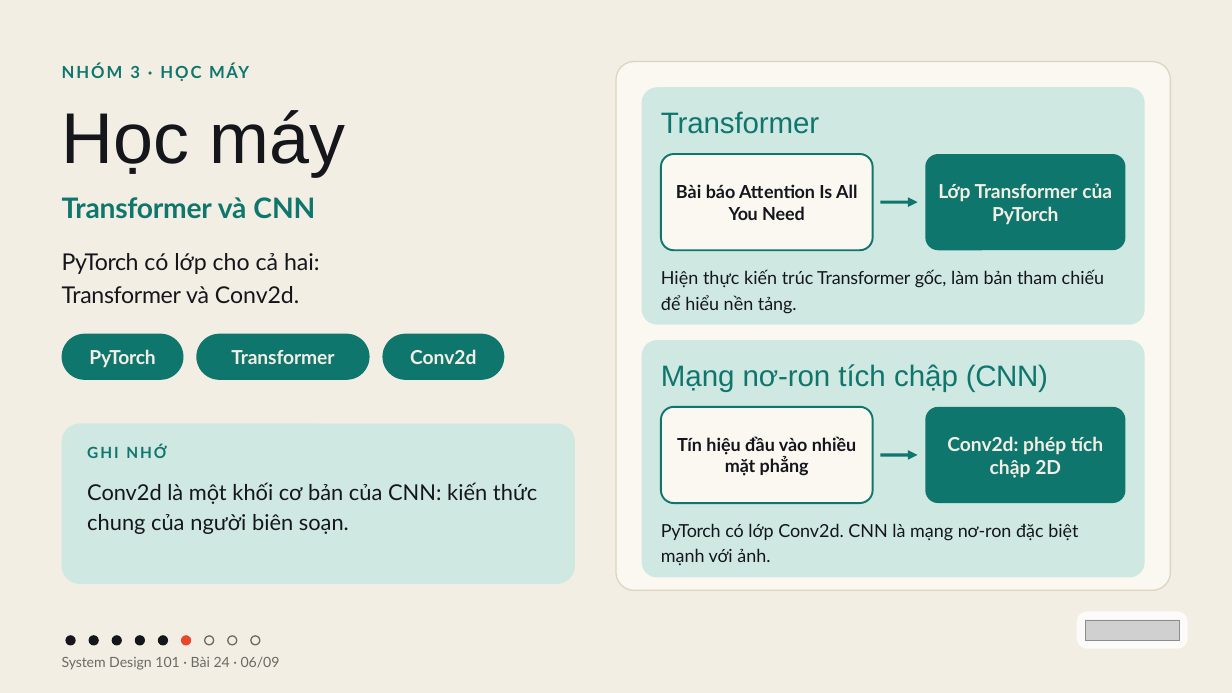
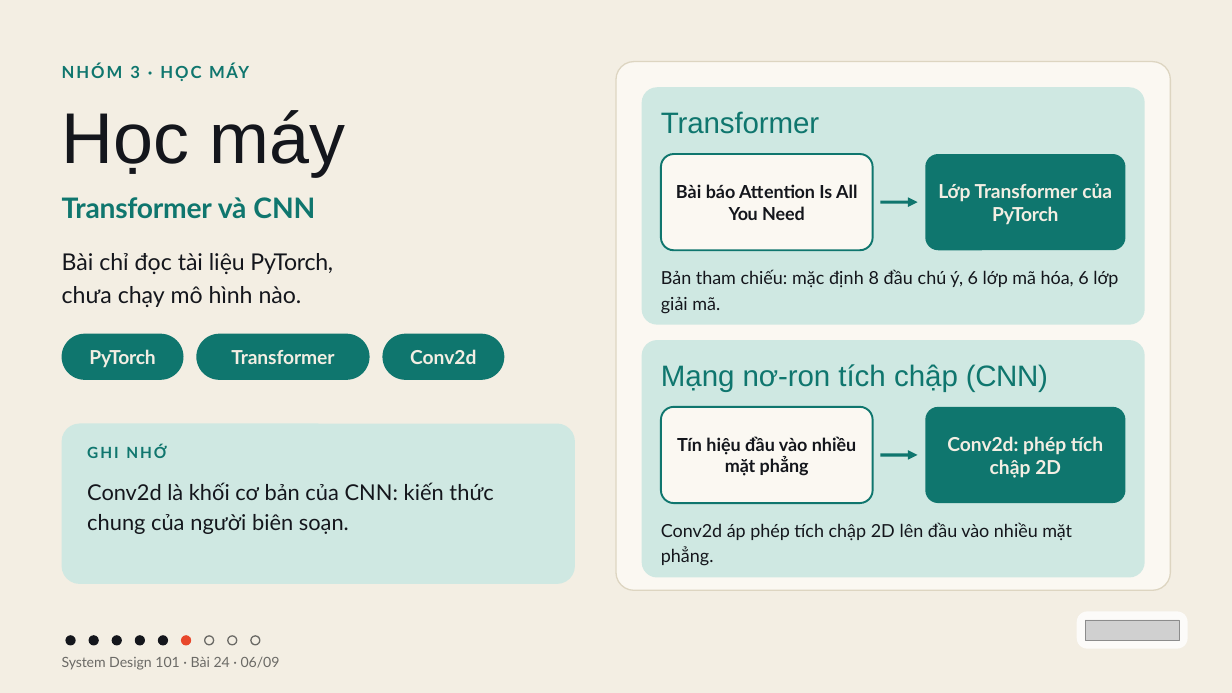
Before and after one commit to vohoailinh90/tool-marketing-studio, a slide deck: slide 6 of system-design-101/vi/lessons/sd-10-024/slides/sd-10-024.pptx. Drawn at 1232x693 pixels with LibreOffice and Linux fonts; fonts in the diff are those of the drawing; grey boxes stand for pictures. Boxes give left, top, right and bottom in pixels: in the first picture for what was removed or moved away, otherwise in the second. Text is boxed around its words. In the diff, an @@ line names an element or a change of style, - is before the commit and + after.

```diff
--- a/system-design-101/vi/lessons/sd-10-024/slides/sd-10-024.pptx
+++ b/system-design-101/vi/lessons/sd-10-024/slides/sd-10-024.pptx
@@ text at (62,253,333,307): text changed @@
-PyTorch có lớp cho cả hai:
-Transformer và Conv2d.
+Bài chỉ đọc tài liệu PyTorch,
+chưa chạy mô hình nào.
@@ text at (661,269,1118,314): text changed @@
-Hiện thực kiến trúc Transformer gốc, làm bản tham chiếu để hiểu nền tảng.
+Bản tham chiếu: mặc định 8 đầu chú ý, 6 lớp mã hóa, 6 lớp giải mã.
@@ text at (87,482,493,534): text changed @@
-Conv2d là một khối cơ bản của CNN: kiến thức chung của người biên soạn.
+Conv2d là khối cơ bản của CNN: kiến thức chung của người biên soạn.
@@ text at (661,522,1072,566): text changed @@
-PyTorch có lớp Conv2d. CNN là mạng nơ-ron đặc biệt mạnh với ảnh.
+Conv2d áp phép tích chập 2D lên đầu vào nhiều mặt phẳng.
```
Also in this commit, not shown: 8 other slides changed.
